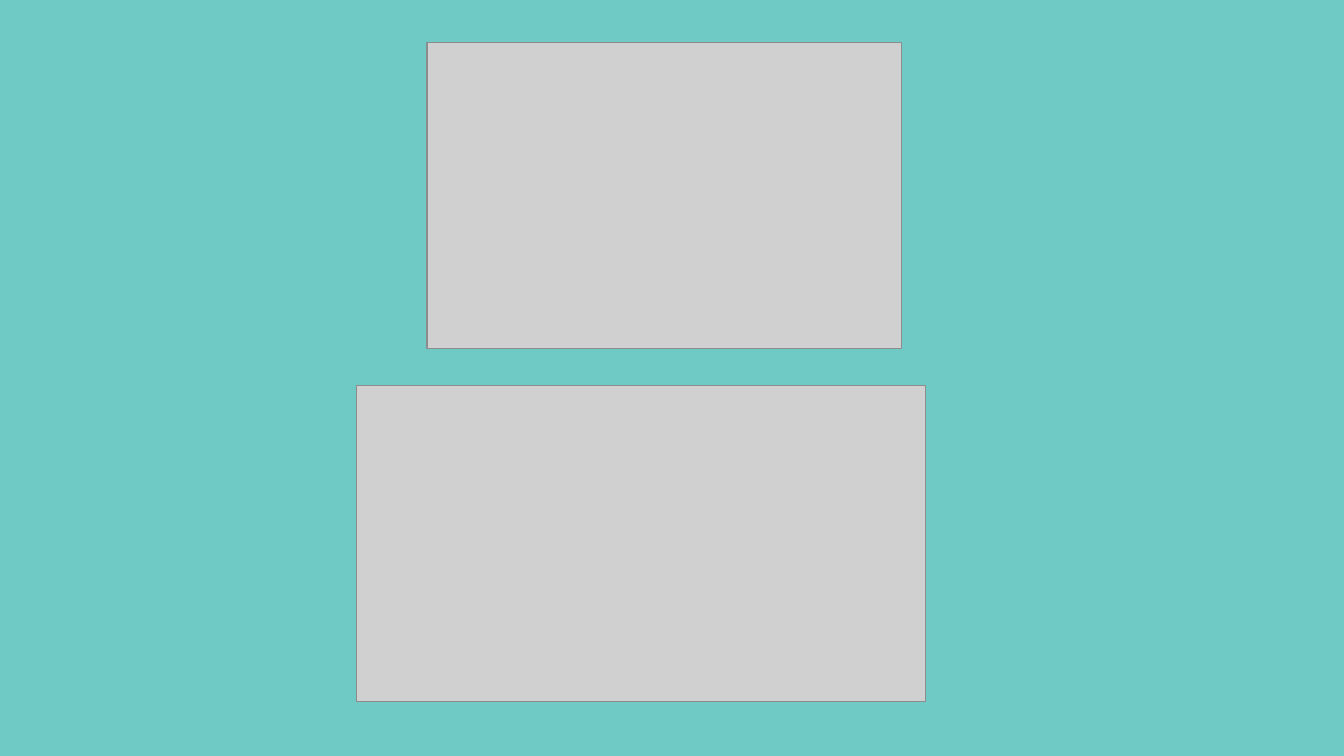
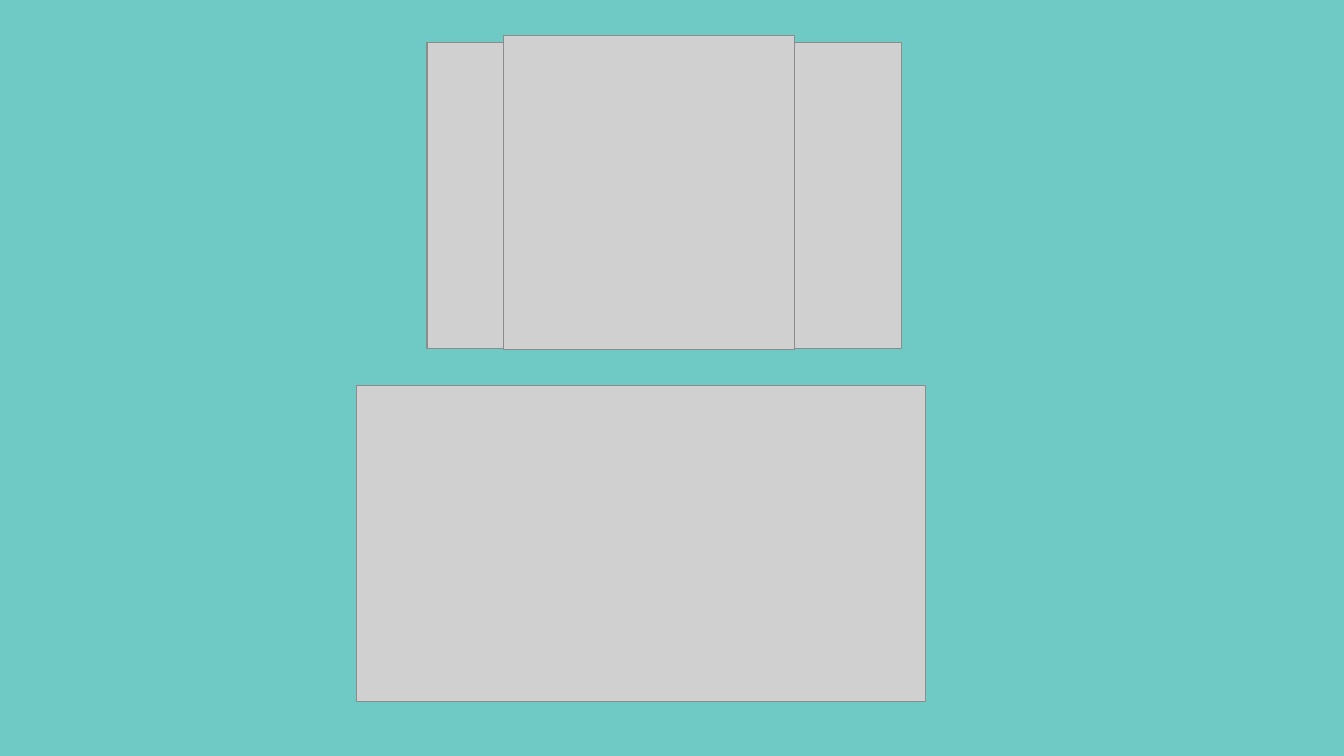
Before and after one commit to klysman08/C, a slide deck: slide 4 of Trabalho Final/SDiK - Ingressos.pptx. Drawn at 1344x756 pixels with LibreOffice and Linux fonts; fonts in the diff are those of the drawing; grey boxes stand for pictures. Boxes give left, top, right and bottom in pixels: in the first picture for what was removed or moved away, otherwise in the second. Text is boxed around its words. In the diff, an @@ line names an element or a change of style, - is before the commit and + after.

```diff
--- a/Trabalho Final/SDiK - Ingressos.pptx
+++ b/Trabalho Final/SDiK - Ingressos.pptx
@@ picture added at (x1=504, y1=35, x2=794, y2=349) @@
```
Also in this commit, not shown: 2 slides added, 2 slides removed, 8 other files.
